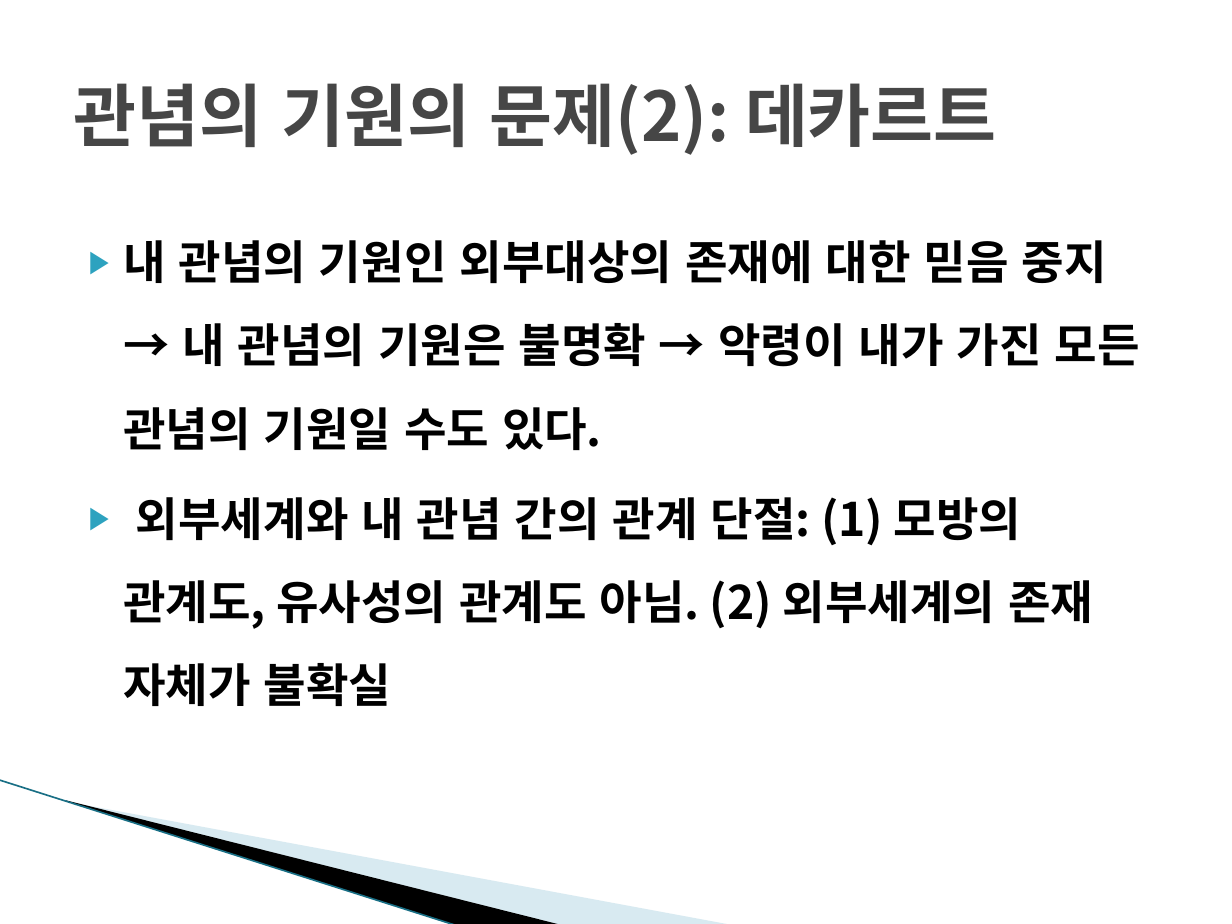
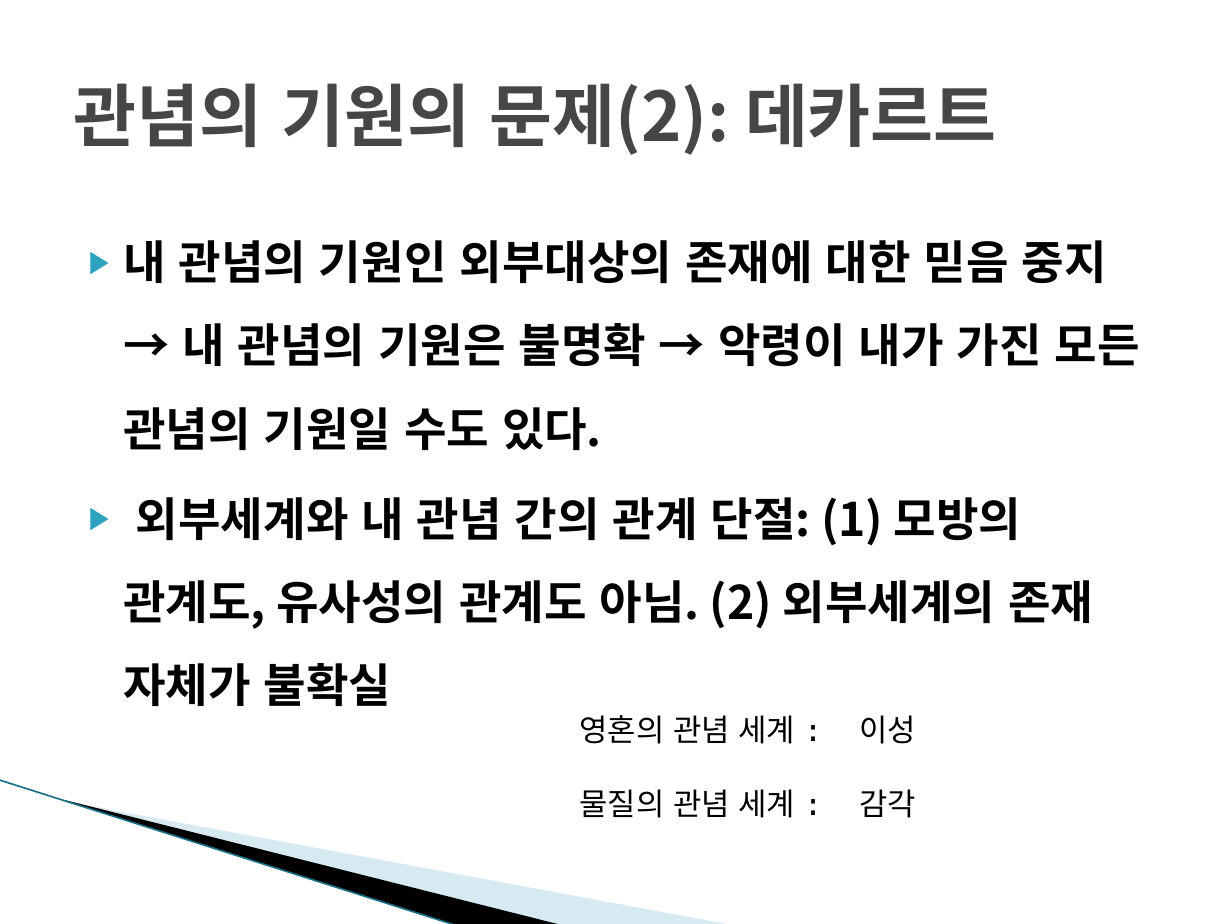
Before and after one commit to dw5450/3rd_grade_study, a slide deck: slide 28 of 윤리와철학/6주%28플라톤 데카르트 매트릭스%29.pptx. Drawn at 1232x924 pixels with LibreOffice and Linux fonts; fonts in the diff are those of the drawing; background and template pictures are left out. Boxes give left, top, right and bottom in pixels: in the first picture for what was removed or moved away, otherwise in the second. Text is boxed around its words. In the diff, an @@ line names an element or a change of style, - is before the commit and + after.

```diff
--- a/윤리와철학/6주%28플라톤 데카르트 매트릭스%29.pptx
+++ b/윤리와철학/6주%28플라톤 데카르트 매트릭스%29.pptx
@@ text added at bbox=[580, 715, 916, 818], 18 pt, text #000000 @@
+영혼의 관념 세계 : 이성
+물질의 관념 세계 : 감각
```
Also in this commit, not shown: 10 other slides changed, 39 other files.
